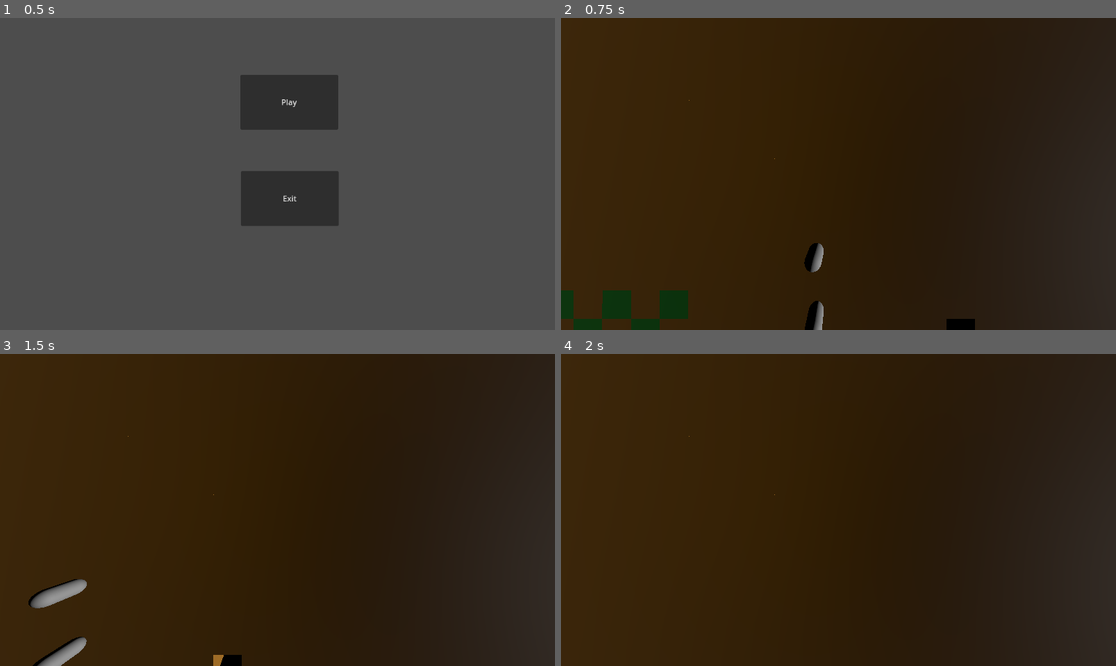
Above: before the commit, frames 1-4 (two rows, left to right).
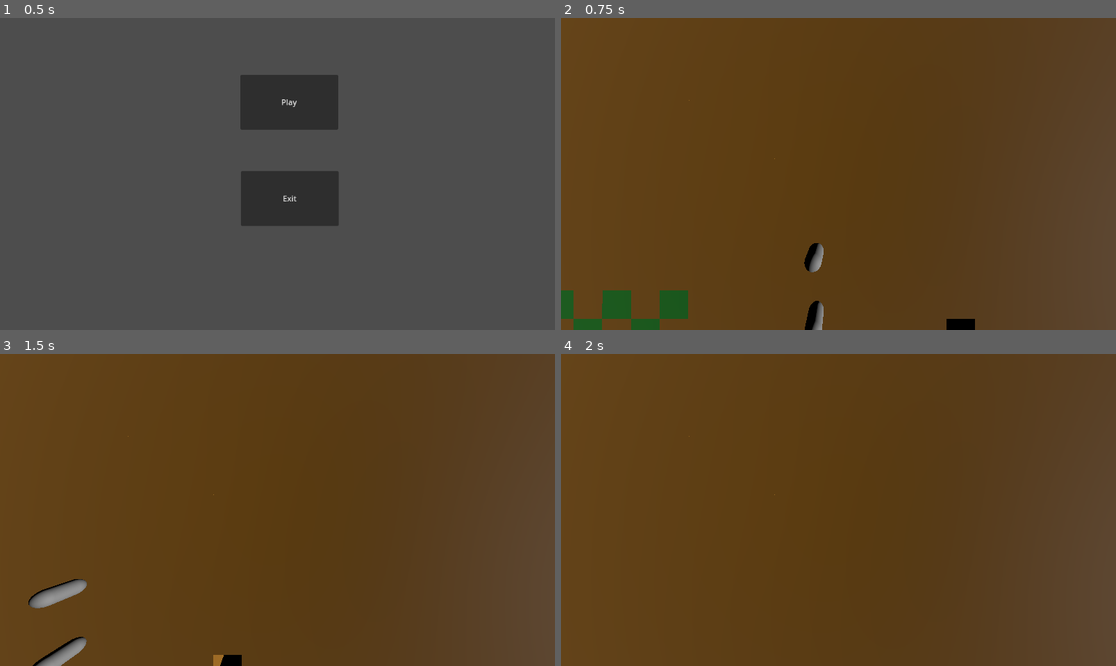
Above: after the commit, the same moments.

Repository: NathanFord68/FiendFriendzy
Game: Godot game, scene res://main.tscn
Two runs of this game, one before a commit and one after it. Both use one fixed random seed, a clock stepped at 60 frames per second and the inputs below.
Inputs (mouse positions are in pixels of both pictures, inside the frame that each line leads up to):
- Up to frame 1 (0.5 s): no input
- Up to frame 2 (0.75 s): click "Play" at 0.5 s
- Up to frame 3 (1.5 s): tap Enter at 1.25 s; move the mouse to (399, 494) at 1.27 s; hold D (player_right) from 1.28 s (still down); click (399, 494) at 1.35 s
- Up to frame 4 (2 s): keep holding D (player_right)

Frame 1 is identical in both runs. In frame 2, 99% of the frame differs, in the area x 0-100%, y 0-100%; in frame 3, 99%; in frame 4, 100%.

Commit message:
Fixed the movement issue

Diff:
--- a/level/main.tscn
+++ b/level/main.tscn
@@ -10,7 +10,7 @@
 transform = Transform3D(1, 0, 0, 0, 1, 0, 0, 0, 1, 2.4755, 11.1601, -4.04709)
 
 [node name="DirectionalLight3D" type="DirectionalLight3D" parent="."]
-transform = Transform3D(0.184275, -0.0459244, 0.981801, -0.0917596, 0.993741, 0.0637054, -0.978582, -0.101829, 0.178908, 26.8671, 3.31953, 0.0728378)
+transform = Transform3D(0.20022, -0.268826, 0.942149, -0.0478431, 0.957791, 0.283456, -0.978582, -0.101829, 0.178908, 40.6751, 9.2125, 0.0728378)
 
 [node name="GridMap" type="GridMap" parent="."]
 mesh_library = ExtResource("2_eben8")
--- a/player/Character.gd
+++ b/player/Character.gd
@@ -114,15 +114,16 @@
 
 	# Translate selected troop to coordinate
 	var troop_map_pos = grid.local_to_map(selected_troop.position)
-	var move : Vector3 = grid.map_to_local(grid.local_to_map(select_pos)) - grid.map_to_local(troop_map_pos)
-	move.y = 0
+	#var move : Vector3 = grid.map_to_local(grid.local_to_map(select_pos)) - grid.map_to_local(troop_map_pos)
+	var move : Vector3 = grid.map_to_local(grid.local_to_map(select_pos))
+	move.y = 3
 
 	if _check_range(move, troop_map_pos, selected_troop.move_range):
 		# Dehighlight selected squares
 		handle_grid_highlight(-1, selected_troop.move_range)
 
 		# Move the troop
-		selected_troop.translate(move)
+		selected_troop.global_position = move
 
 		# Toggle the troops ability to move off
 		selected_troop.can_move = false
